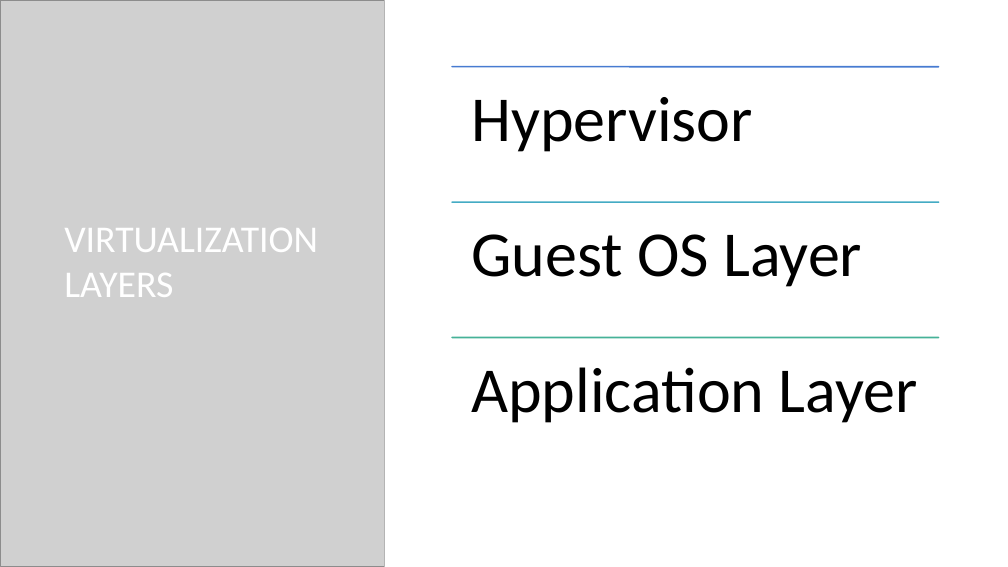
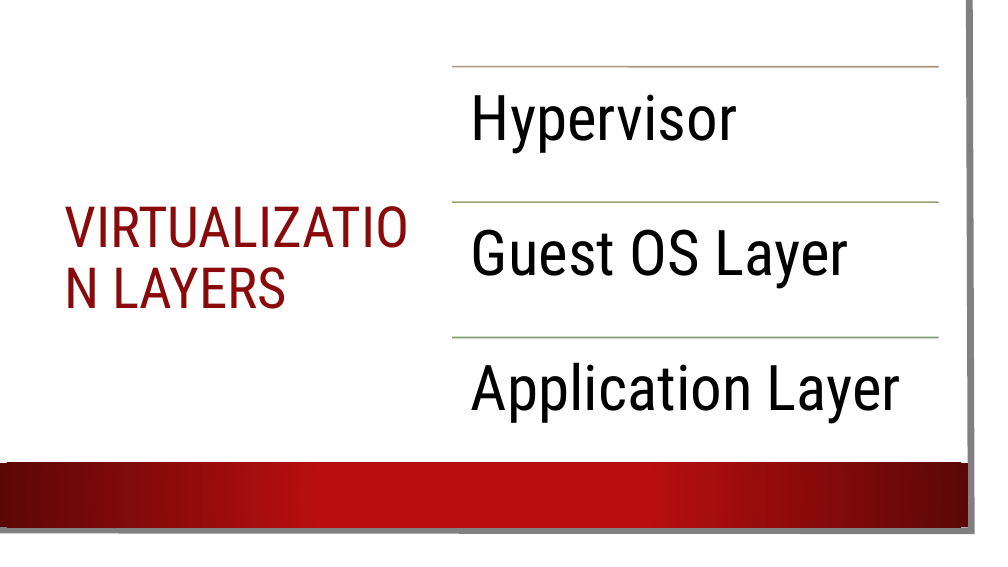
Before and after one commit to dundane/CSC360Demos, a slide deck: slide 91 of CSC360Demo/Design Patterns Slide Show.pptx (slide 88 before the commit). Drawn at 1008x567 pixels with LibreOffice and Linux fonts; fonts in the diff are those of the drawing; grey boxes stand for pictures; background and template pictures are left out. Boxes give left, top, right and bottom in pixels: in the first picture for what was removed or moved away, otherwise in the second. Text is boxed around its words. In the diff, an @@ line names an element or a change of style, - is before the commit and + after.

```diff
--- a/CSC360Demo/Design Patterns Slide Show.pptx
+++ b/CSC360Demo/Design Patterns Slide Show.pptx
@@ picture removed at (0, 0, 385, 567) @@
@@ picture removed at (0, 0, 384, 567) @@
@@ rectangle added at (0, 0, 991, 550), fill #FFFFFF @@
@@ freeform shape added at (0, 0, 972, 531), outline #808080 6.5 pt @@
@@ rectangle removed at (385, 0, 1008, 567) @@
@@ title "VIRTUALIZATION LAYERS" at (112, 267, 287, 309): size 36 to 54 pt, font Calibri to Roboto Condensed, text colour #FFFFFF to #8A0A0B; line spacing 1 to 0.9 @@
@@ line (452, 67) - (939, 67): stroke #477BD1 1.5 pt to #A6987D 1.5 pt @@
@@ line (452, 202) - (939, 202): stroke #44ABC4 1.5 pt to #9AA077 1.5 pt @@
@@ size 61 to 60 pt, font Calibri to Roboto Condensed in 3 elements at (471, 94, 737, 154), (471, 229, 849, 289), (471, 362, 901, 424) @@
@@ line (452, 337) - (939, 337): stroke #46B298 1.5 pt to #7F9A71 1.5 pt @@
@@ rectangle added at (0, 463, 968, 527), fill gradient #B80E0F to #5C0707 @@
```
Also in this commit, not shown: 121 other slides changed, 6 slides added, 1 slide removed, 55 other files.
